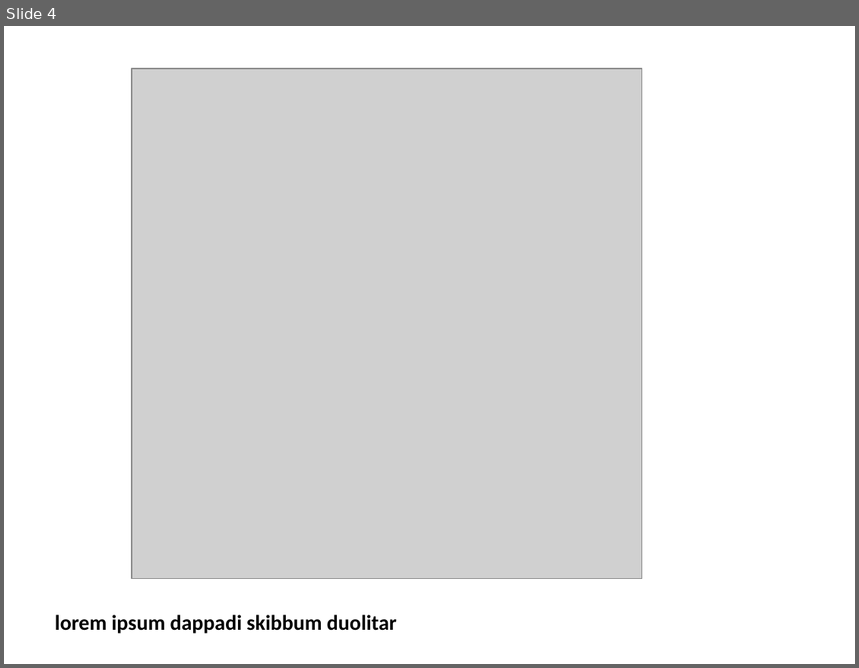
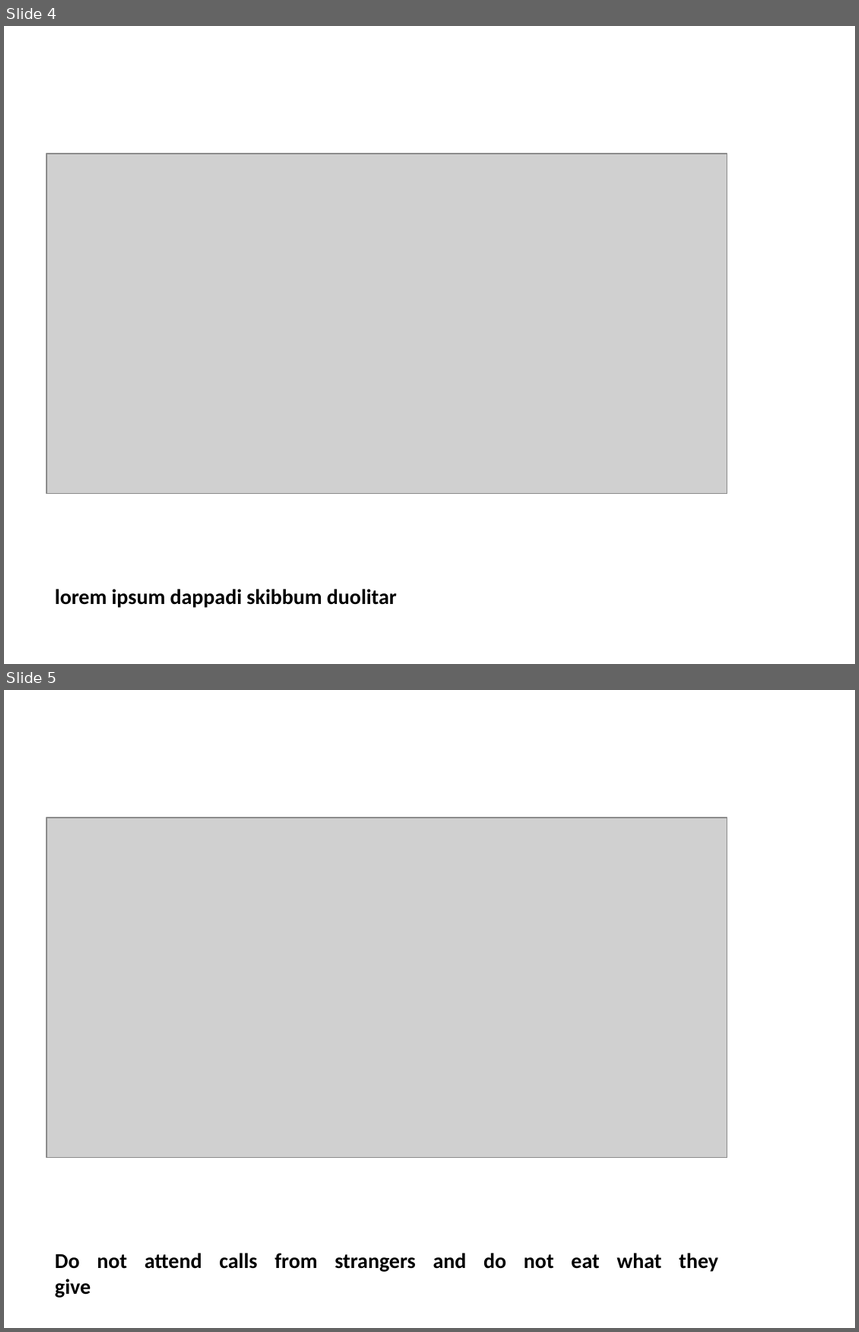
Before and after one commit to rahulvenugopal/PyImageShow, a slide deck: Images/random_images_presentation.pptx. Shown one above the other, each under a label of ours: slide 4 before the commit, slides 4 and 5 after it. The pictures are 859x668 and 859x1332 pixels, drawn with LibreOffice and Linux fonts; fonts in the diff are those of the drawing; grey boxes stand for pictures. Boxes give left, top, right and bottom in pixels: in the first picture for what was removed or moved away, otherwise in the second. Text is boxed around its words. In the diff, an @@ line names an element or a change of style, - is before the commit and + after.

```diff
--- a/Images/random_images_presentation.pptx
+++ b/Images/random_images_presentation.pptx
@@ slide 5 added at [4, 690, 855, 1328], background #FFFFFF @@
@@ picture added at [47, 818, 728, 1158] @@
@@ text added at [55, 1253, 718, 1298], 18 pt, text #000000, bold @@
+Do not attend calls from strangers and do not eat what they
+give
@@ slide 4 changed as well @@
@@ picture: place and size @@
-picture at [132, 69, 642, 579]
+picture at [47, 154, 728, 494]
@@ text "lorem ipsum dappadi skibbum duolitar": place and size @@
-text "lorem ipsum dappadi skibbum duolitar" at [55, 615, 397, 634]
+text "lorem ipsum dappadi skibbum duolitar" at [55, 589, 397, 608]
```
Also in this commit, not shown: 3 other slides changed, 6 other files.
